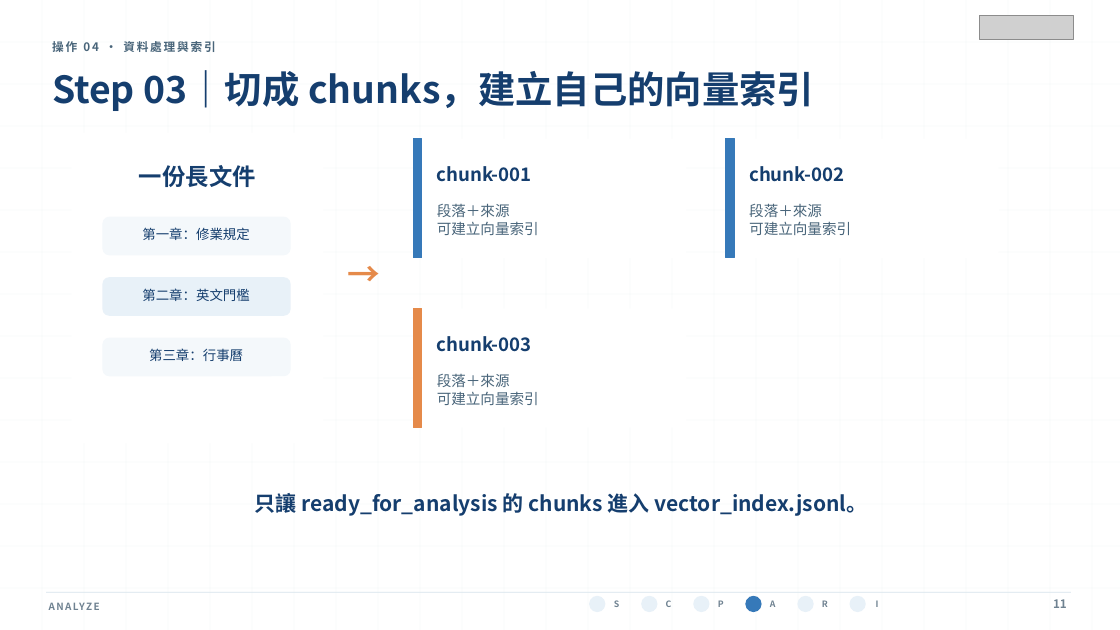
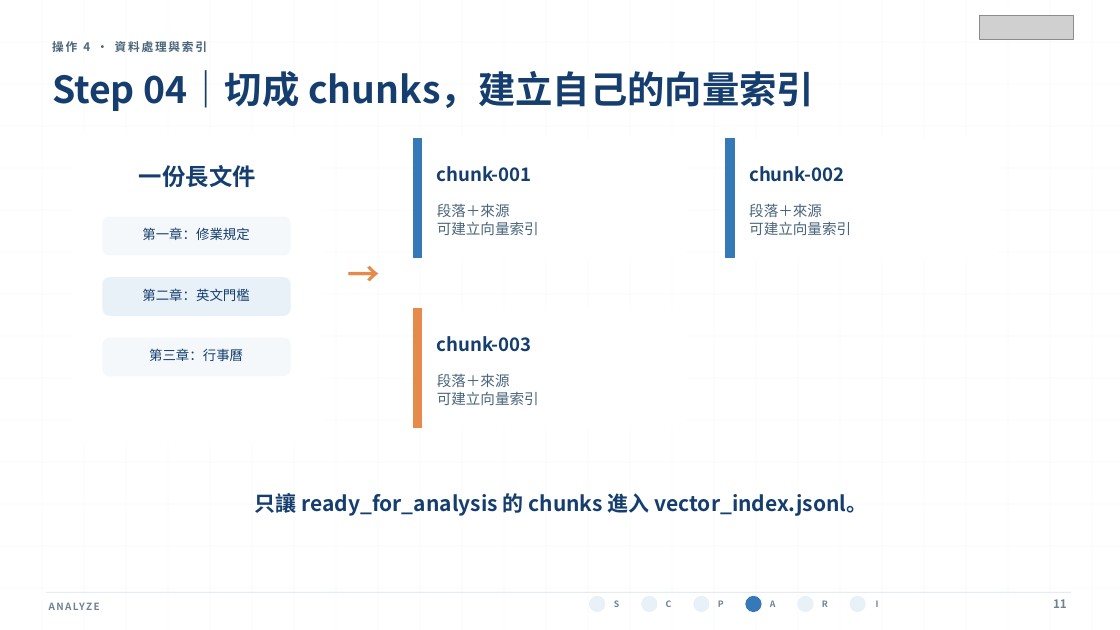
Before and after one commit to MEDA-TW/20260803-Workshop, a slide deck: slide 11 of course/day-03/instructor/slides/day-03-generative-ai-text-analysis.pptx. Drawn at 1120x630 pixels with LibreOffice and Linux fonts; fonts in the diff are those of the drawing; grey boxes stand for pictures. Boxes give left, top, right and bottom in pixels: in the first picture for what was removed or moved away, otherwise in the second. Text is boxed around its words. In the diff, an @@ line names an element or a change of style, - is before the commit and + after.

```diff
--- a/course/day-03/instructor/slides/day-03-generative-ai-text-analysis.pptx
+++ b/course/day-03/instructor/slides/day-03-generative-ai-text-analysis.pptx
@@ text at [52,41,208,52]: text changed @@
-操作 04 · 資料處理與索引
+操作 4 · 資料處理與索引
@@ text at [52,70,814,111]: text changed @@
-Step 03｜切成 chunks，建立自己的向量索引
+Step 04｜切成 chunks，建立自己的向量索引
```
Also in this commit, not shown: 10 other slides changed, 27 other files.
